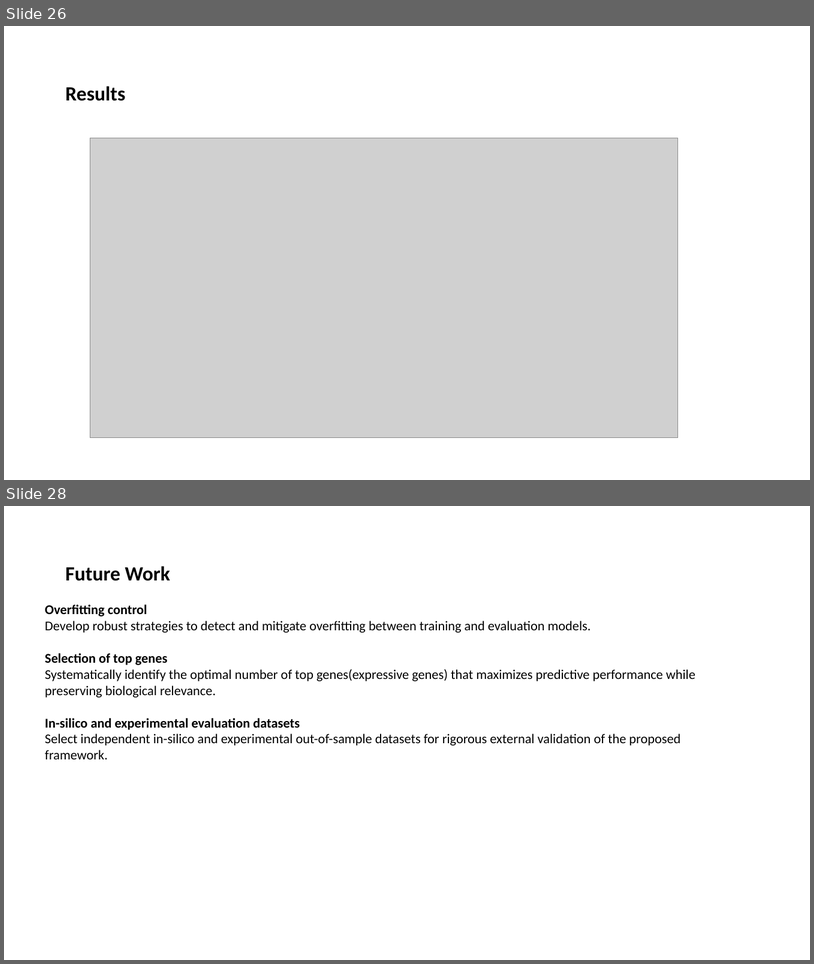
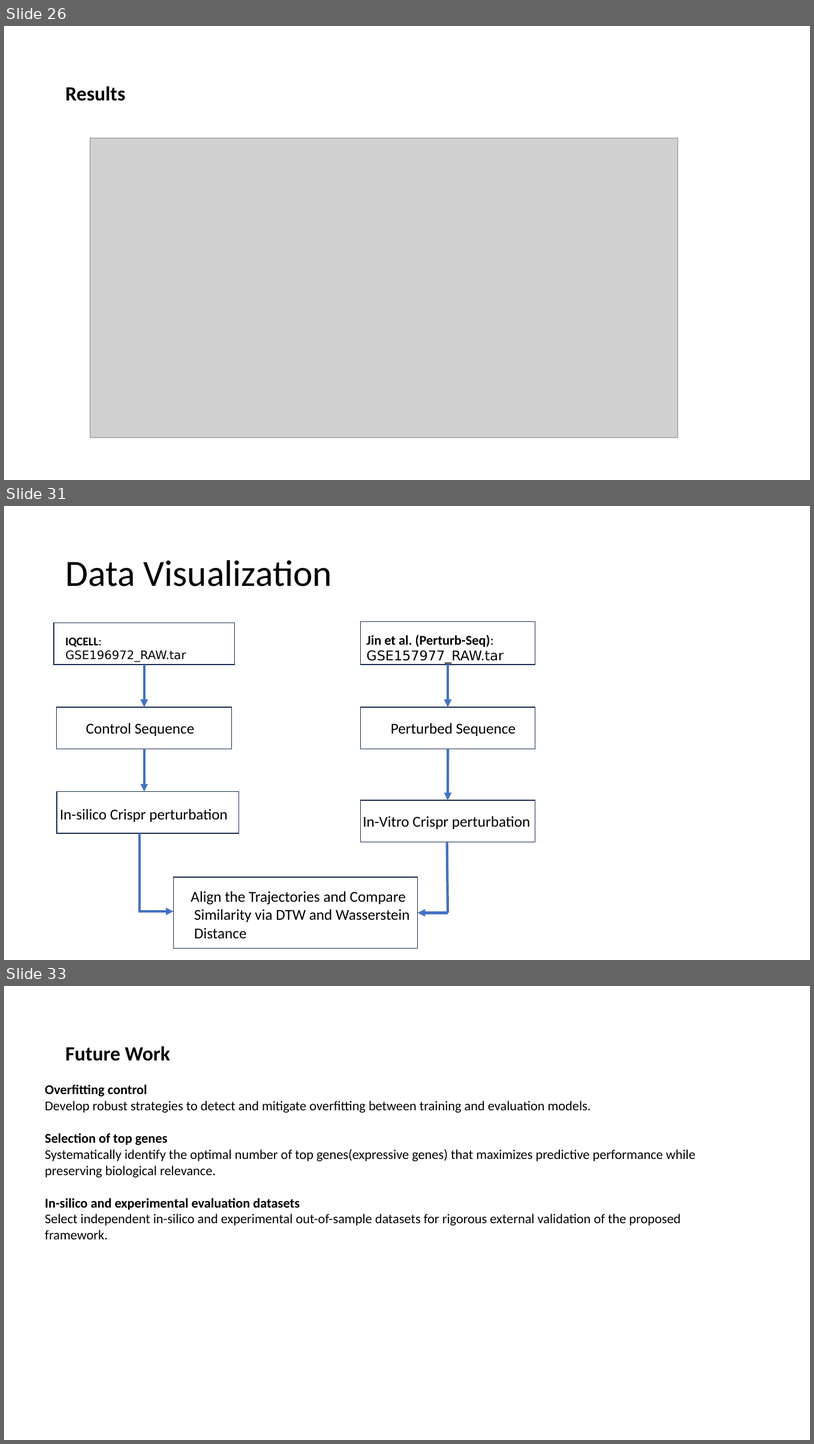
Before and after one commit to boabangf/GNN_RL_gene_trajectory_perturbation, a slide deck: ppt slides for omic codeathon (1) (1).pptx. Shown one above the other, each under a label of ours: slides 26 and 28 before the commit, slides 26, 31 and 33 after it; the slides between them are not shown. The pictures are 814x964 and 814x1444 pixels, drawn with LibreOffice and Linux fonts; fonts in the diff are those of the drawing; grey boxes stand for pictures. Boxes give left, top, right and bottom in pixels: in the first picture for what was removed or moved away, otherwise in the second. Text is boxed around its words. In the diff, an @@ line names an element or a change of style, - is before the commit and + after.

```diff
--- a/ppt slides for omic codeathon (1) (1).pptx
+++ b/ppt slides for omic codeathon (1) (1).pptx
@@ slide 31 added at box(4, 506, 810, 960), background #FFFFFF @@
@@ title added at box(65, 560, 333, 586), 44 pt, text #000000 @@
+Data Visualization
@@ rectangle added at box(54, 623, 234, 664), outline #1E3256 1 pt @@
@@ rectangle added at box(361, 622, 535, 664), outline #1E3256 1 pt @@
@@ text added at box(65, 637, 186, 662), 14 pt, text #000000 @@
+IQCELL: GSE196972_RAW.tar
@@ text added at box(366, 634, 504, 664), 16 pt, text #000000, bold @@
+Jin et al. (Perturb-Seq): GSE157977_RAW.tar
@@ arrow added from (144, 664) to (144, 707), #4472C4 3 pt @@
@@ arrow added from (448, 664) to (448, 707), #4472C4 3 pt @@
@@ rectangle added at box(57, 707, 232, 748), outline #1E3256 1 pt @@
@@ rectangle added at box(361, 707, 535, 748), outline #1E3256 1 pt @@
@@ text added at box(86, 723, 194, 736), 18 pt, text #000000 @@
+Control Sequence
@@ text added at box(391, 723, 516, 736), 18 pt, text #000000 @@
+Perturbed Sequence
@@ arrow added from (144, 748) to (144, 792), #4472C4 3 pt @@
@@ arrow added from (448, 748) to (448, 800), #4472C4 3 pt @@
@@ rectangle added at box(57, 792, 239, 833), outline #1E3256 1 pt @@
@@ text added at box(60, 808, 228, 822), 18 pt, text #000000 @@
+In-silico Crispr perturbation
@@ rectangle added at box(361, 800, 535, 842), outline #1E3256 1 pt @@
@@ text added at box(363, 816, 531, 829), 18 pt, text #000000 @@
+In-Vitro Crispr perturbation
@@ line added from (140, 833) to (140, 912), #4472C4 3 pt @@
@@ line added from (447, 842) to (448, 913), #4472C4 3 pt @@
@@ rectangle added at box(173, 877, 418, 948), outline #1E3256 1 pt @@
@@ text added at box(191, 891, 410, 939), 18 pt, text #000000 @@
+Align the Trajectories and Compare
+Similarity via DTW and Wasserstein
+Distance
@@ arrow added from (139, 912) to (173, 912), #4472C4 3 pt @@
@@ arrow added from (448, 913) to (418, 913), #4472C4 3 pt @@
@@ what was slide 28 is now slide 33 @@
```
Also in this commit, not shown: 4 other slides added.
